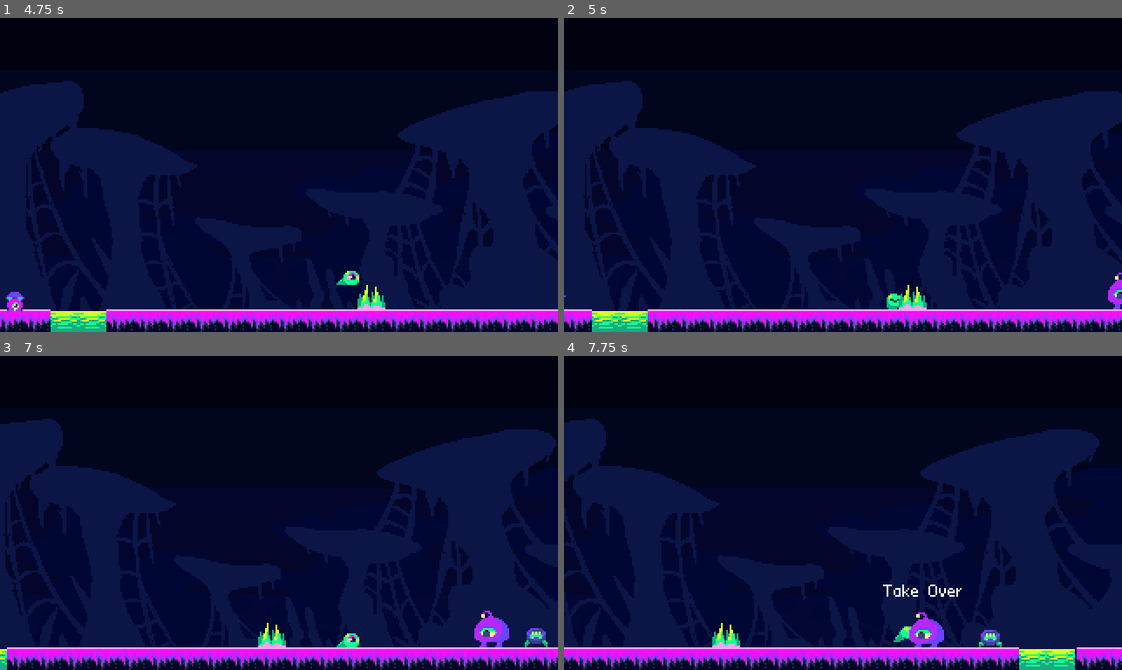
Above: before the commit, frames 1-4 (two rows, left to right).
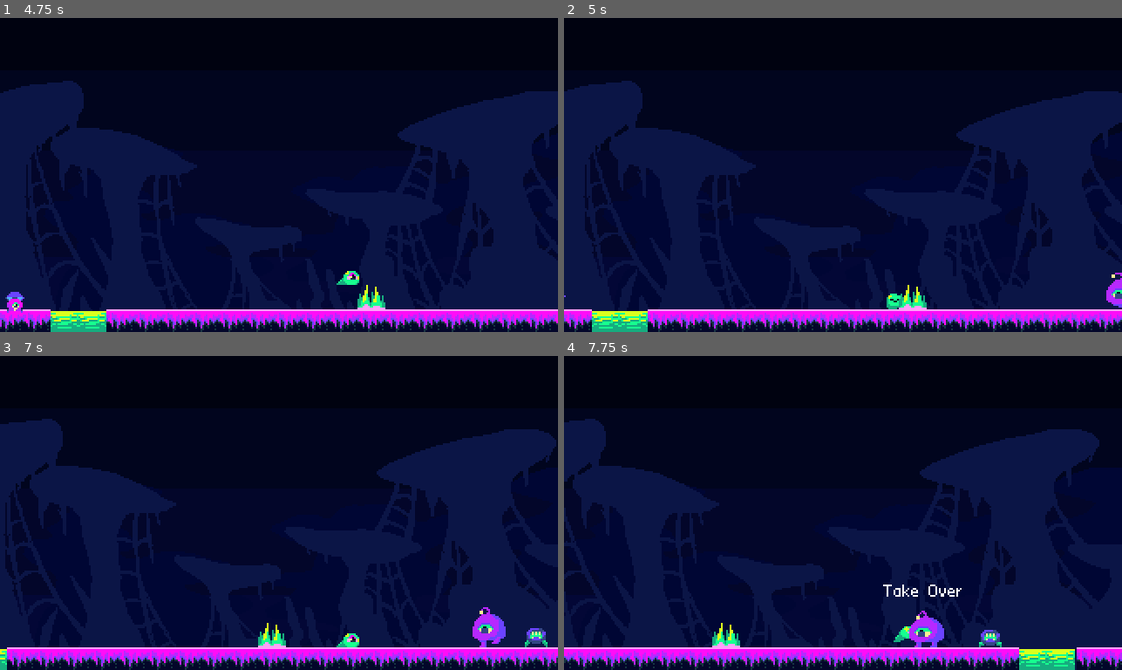
Above: after the commit, the same moments.

Repository: DfindWox/TGD-Wild-Jam-67
Game: Godot game, scene res://Scenes/Levels/level_test.tscn
The game is run twice, just before and just after one commit, with the same random seed, the same clock (stepped at 60 frames per second) and the same inputs.
Inputs (mouse positions are in pixels of both pictures, inside the frame that each line leads up to):
- Up to frame 1 (4.75 s): move the mouse to (251, 237) at 0.52 s; hold Right (ui_right) 0.53-2.03 s; tap Space (attack) at 0.6, 2.1, 3.6 s; tap Up (ui_up) at 0.77, 1.52, 3.02, 3.77, 4.52 s; move the mouse to (446, 222) at 1.27 s; tap Z (take_over) at 1.35, 2.85, 4.35 s; move the mouse to (111, 127) at 2.02 s; hold Left (ui_left) 2.03-4.28 s; move the mouse to (306, 175) at 2.77 s; move the mouse to (195, 96) at 3.52 s; move the mouse to (401, 159) at 4.27 s; hold Right (ui_right) from 4.28 s (still down)
- Up to frame 2 (5 s): keep holding Right (ui_right)
- Up to frame 3 (7 s): keep holding Right (ui_right); move the mouse to (167, 528) at 5.02 s; tap Space (attack) at 5.1, 6.6 s; move the mouse to (334, 443) at 5.77 s; tap Z (take_over) at 5.85 s; tap Up (ui_up) at 6.02, 6.77 s; move the mouse to (251, 575) at 6.52 s
- Up to frame 4 (7.75 s): keep holding Right (ui_right); move the mouse to (1010, 560) at 7.27 s; tap Z (take_over) at 7.35 s; tap Up (ui_up) at 7.52 s

Frame 1 is identical in both runs. In frame 2, less than 0.1% of the frame differs, in the area x 97-100%, y 81-93%; in frame 3, 0.3%, in the area x 84-92%, y 80-93%; in frame 4, 0.2%.

Commit message:
animations fixed when in AI

Diff:
--- a/Actors/pusher.gd
+++ b/Actors/pusher.gd
@@ -12,6 +12,14 @@
 		if %AnimationPlayer.current_animation in ["jump", ""]:
 			$AnimationPlayer.play("pushStart")
 func ai_behavior(_delta):
+	if is_on_floor() and velocity.y == 0:
+		if $AnimationPlayer.current_animation in ["jump",""]:
+			$AnimationPlayer.play("land")
+		elif velocity.x == 0 and $AnimationPlayer.current_animation == "move":
+			$AnimationPlayer.play("idle")
+		elif velocity.x != 0 and $AnimationPlayer.current_animation == "idle":
+			$AnimationPlayer.play("move")
+
 	if saw_enemy and $EdgeRay.is_colliding():
 		velocity.x = move_speed * move_speed_mod * $RayCast2D.scale.x
 	else:
